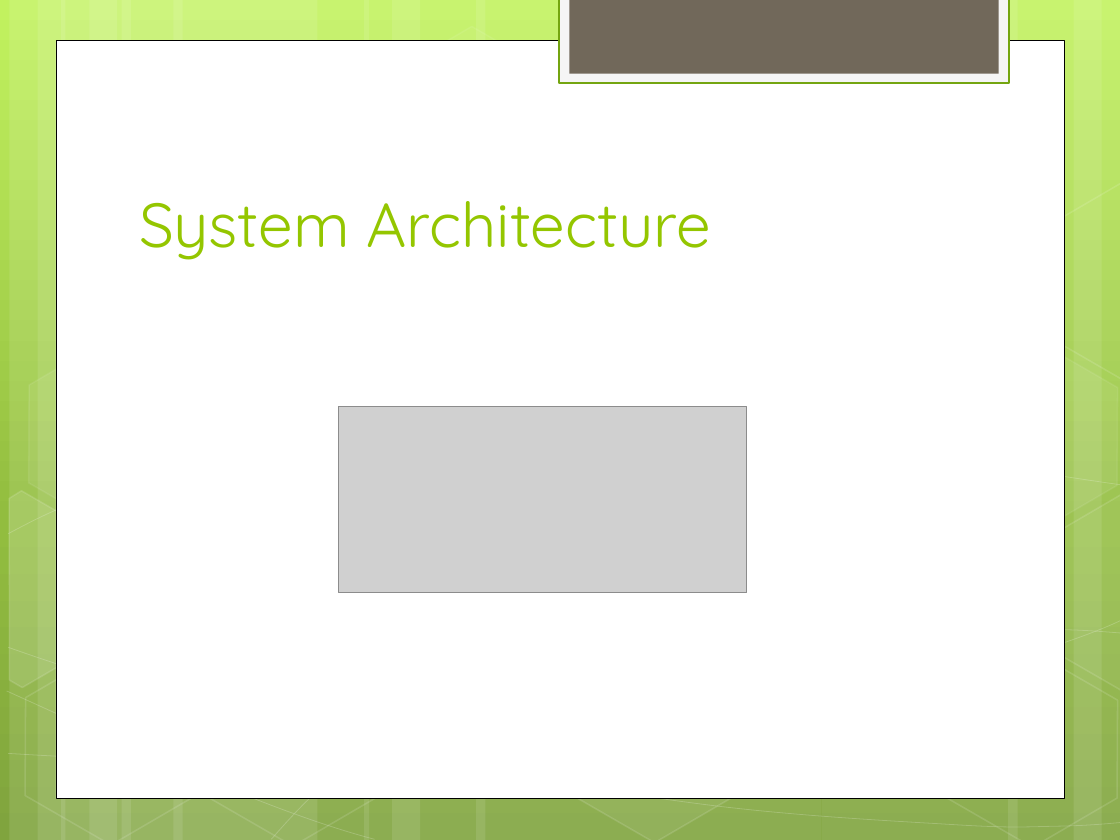
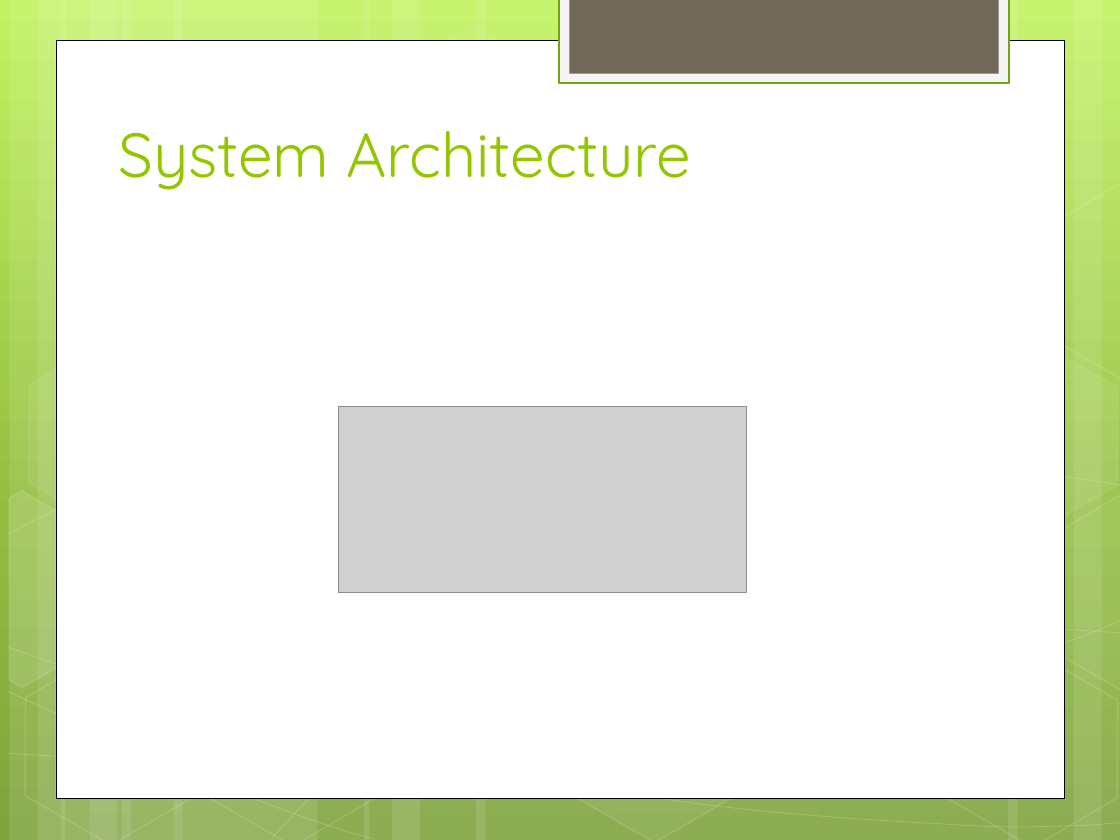
Before and after one commit to hiyenwong/cs679-b1-class-project, a slide deck: slide 21 of deliverables/final/Final Presentation.pptx (slide 20 before the commit). Drawn at 1120x840 pixels with LibreOffice and Linux fonts; fonts in the diff are those of the drawing; grey boxes stand for pictures. Boxes give left, top, right and bottom in pixels: in the first picture for what was removed or moved away, otherwise in the second. Text is boxed around its words. In the diff, an @@ line names an element or a change of style, - is before the commit and + after.

```diff
--- a/deliverables/final/Final Presentation.pptx
+++ b/deliverables/final/Final Presentation.pptx
@@ title "System Architecture": place and size @@
-title "System Architecture" at (139, 201, 711, 260)
+title "System Architecture" at (119, 131, 691, 190)
```
Also in this commit, not shown: 3 other slides changed, 1 slide added, 1 slide removed.
